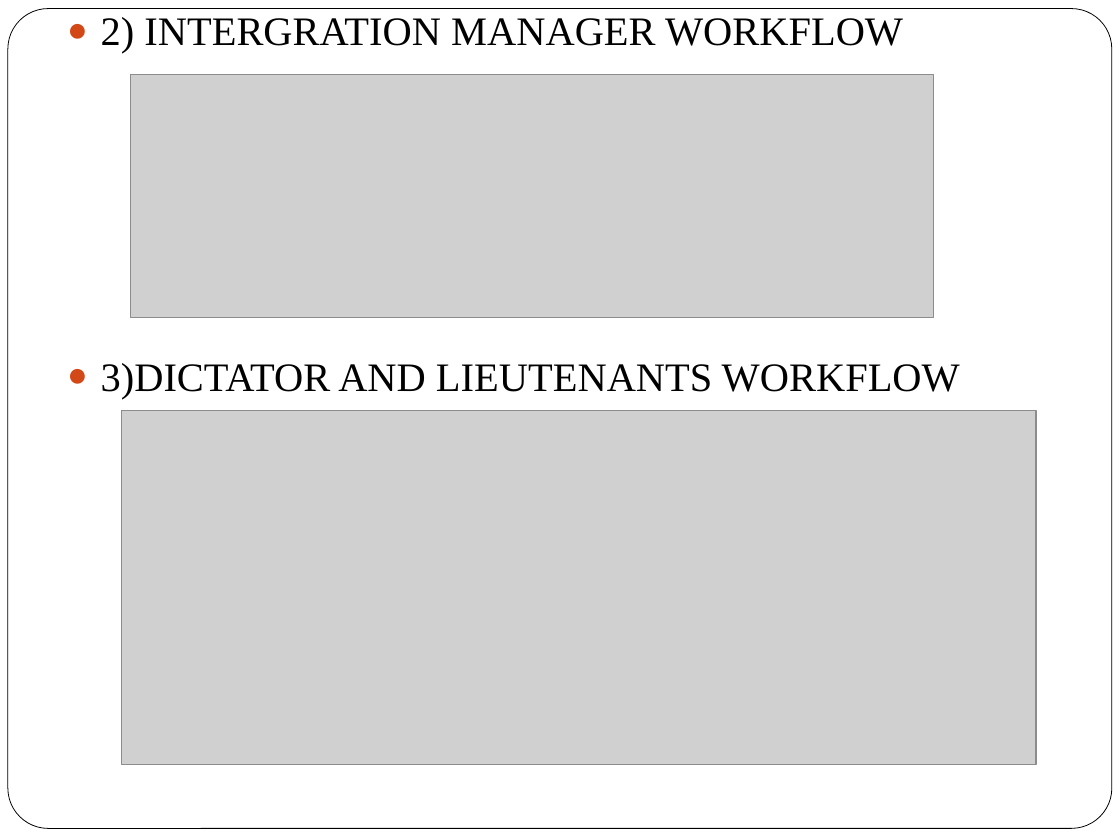
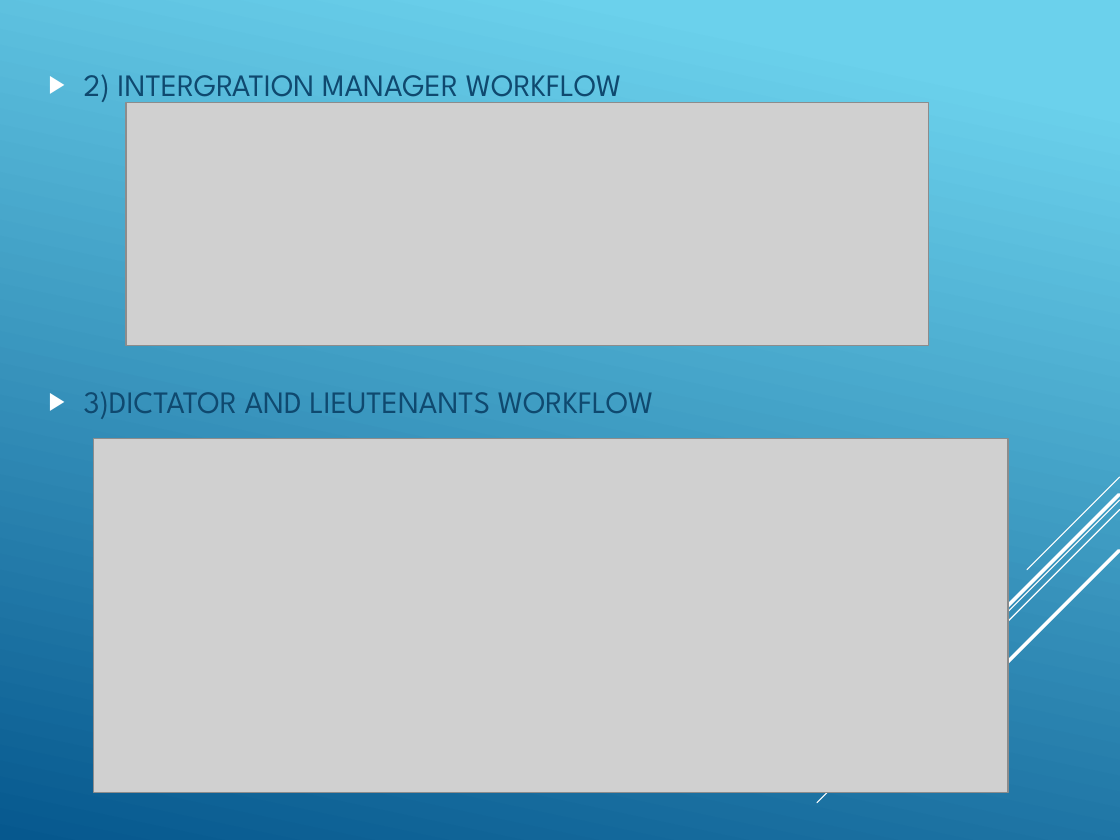
Before and after one commit to billdan02/schoolWork, a slide deck: slide 9 of powerpoint/GitGithubGitpages.pptx. Drawn at 1120x840 pixels with LibreOffice and Linux fonts; fonts in the diff are those of the drawing; grey boxes stand for pictures. Boxes give left, top, right and bottom in pixels: in the first picture for what was removed or moved away, otherwise in the second. Text is boxed around its words. In the diff, an @@ line names an element or a change of style, - is before the commit and + after.

```diff
--- a/powerpoint/GitGithubGitpages.pptx
+++ b/powerpoint/GitGithubGitpages.pptx
@@ background #FFFFFF to gradient #6ED2EB to #06588E @@
@@ rounded rectangle removed at box(8, 9, 1112, 829) @@
@@ text "2) INTERGRATION MANAGER WORKFLOW": place and size @@
-text "2) INTERGRATION MANAGER WORKFLOW" at box(101, 17, 960, 399)
+text "2) INTERGRATION MANAGER WORKFLOW" at box(84, 74, 654, 419)
@@ text "2) INTERGRATION MANAGER WORKFLOW" at box(84, 74, 654, 419): size 26 to 20 pt, font Times New Roman to League Spartan, text colour #000000 to #0F496F; bullet ● to ▶; more space between paragraphs; bullet colour #D34817 to #FFFFFF; vertical alignment top to middle @@
@@ picture: place and size @@
-picture at box(131, 75, 934, 318)
+picture at box(125, 103, 928, 346)
@@ picture: place and size @@
-picture at box(121, 411, 1036, 765)
+picture at box(93, 439, 1008, 793)
@@ group added at box(818, 477, 1120, 803): 5 lines @@
```
Also in this commit, not shown: 13 other slides changed, 1 other file.
